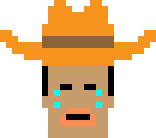
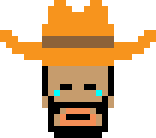
The second 156px x 138px image is a revision of the first. Changes to its layers:
painted on "Layer 1" over [48, 96, 108, 138]
